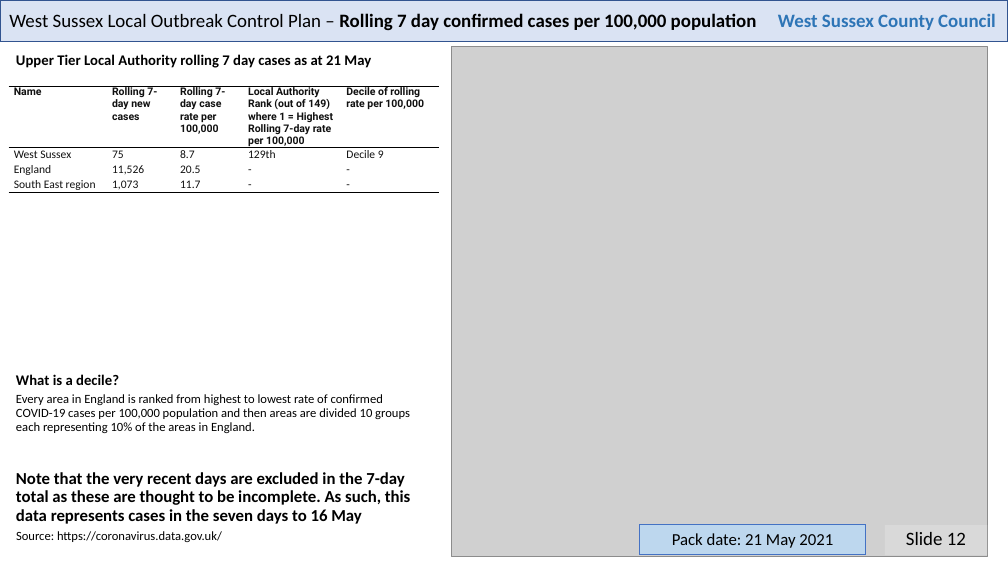
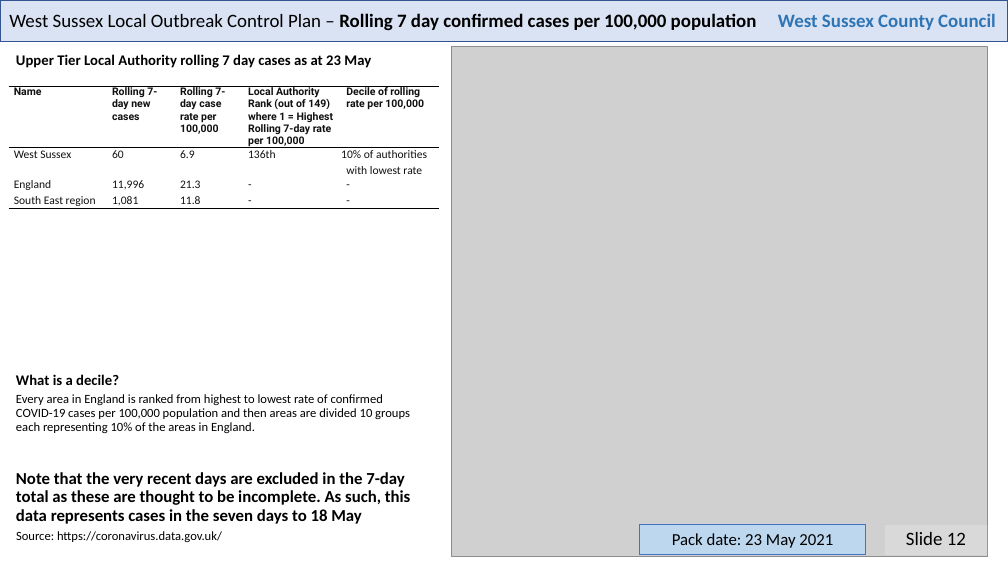
Before and after one commit to psychty/wsx_covid_datapack_public, a slide deck: slide 12 of Latest_West_Sussex_C19_slide_deck.pptx. Drawn at 1008x567 pixels with LibreOffice and Linux fonts; fonts in the diff are those of the drawing; grey boxes stand for pictures. Boxes give left, top, right and bottom in pixels: in the first picture for what was removed or moved away, otherwise in the second. Text is boxed around its words. In the diff, an @@ line names an element or a change of style, - is before the commit and + after.

```diff
--- a/Latest_West_Sussex_C19_slide_deck.pptx
+++ b/Latest_West_Sussex_C19_slide_deck.pptx
@@ text at (16,54,371,68): text changed @@
-Upper Tier Local Authority rolling 7 day cases as at 21 May
+Upper Tier Local Authority rolling 7 day cases as at 23 May
@@ table at (8,86,439,296) @@
-row 2: West Sussex | 75 | 8.7 | 129th | Decile 9
+row 2: West Sussex | 60 | 6.9 | 136th | 10% of authorities with lowest rate
-row 3, column 2: 11,526
+row 3, column 2: 11,996
-row 3, column 3: 20.5
+row 3, column 3: 21.3
-row 4, column 2: 1,073
+row 4, column 2: 1,081
-row 4, column 3: 11.7
+row 4, column 3: 11.8
@@ text at (16,472,411,524): text changed @@
-Note that the very recent days are excluded in the 7-day total as these are thought to be incomplete. As such, this data represents cases in the seven days to 16 May
+Note that the very recent days are excluded in the 7-day total as these are thought to be incomplete. As such, this data represents cases in the seven days to 18 May
@@ text in rectangle at (672,533,833,548): text changed @@
-Pack date: 21 May 2021
+Pack date: 23 May 2021
```
Also in this commit, not shown: 21 other slides changed, 51 other files.
